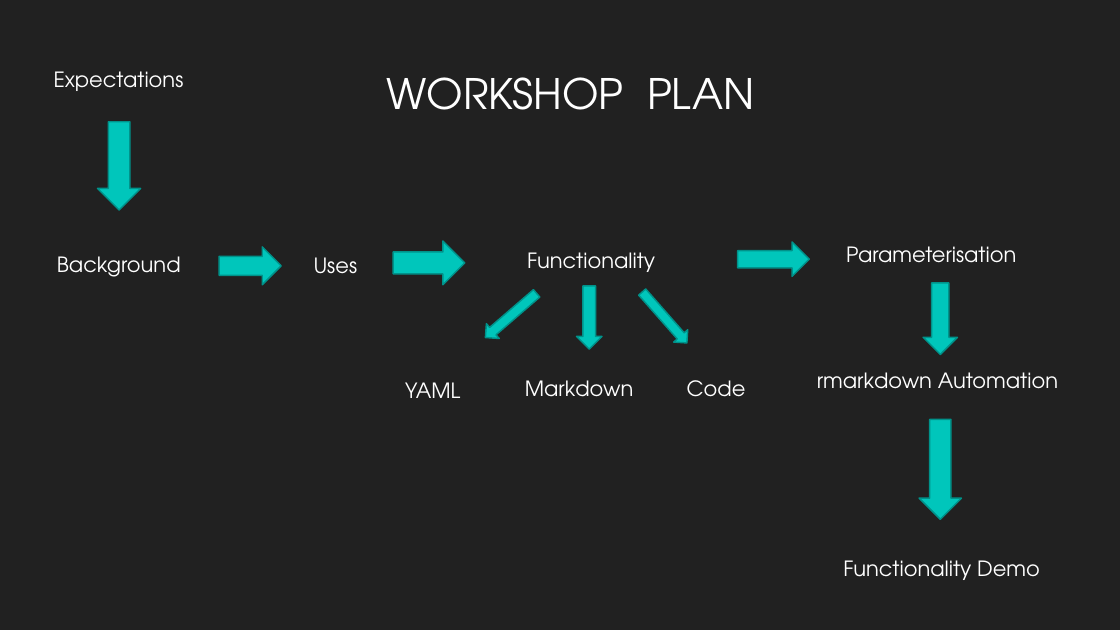
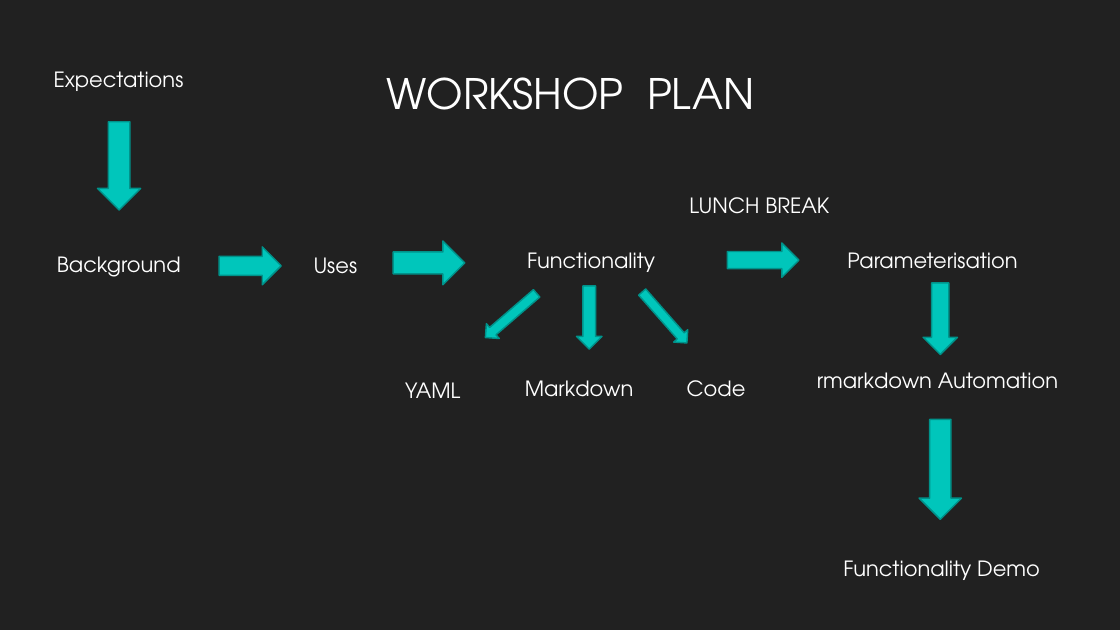
Before and after one commit to nhs-r-community/intro_rmd, a slide deck: slide 2 of Intro to Rmarkdown.pptx. Drawn at 1120x630 pixels with LibreOffice and Linux fonts; fonts in the diff are those of the drawing. Boxes give left, top, right and bottom in pixels: in the first picture for what was removed or moved away, otherwise in the second. Text is boxed around its words. In the diff, an @@ line names an element or a change of style, - is before the commit and + after.

```diff
--- a/Intro to Rmarkdown.pptx
+++ b/Intro to Rmarkdown.pptx
@@ text added at [689,197,829,214], 18 pt, text #FFFFFF @@
+LUNCH BREAK
@@ right arrow: place and size @@
-right arrow at [738,242,809,276]
+right arrow at [728,243,799,277]
@@ text "Parameterisation": place and size @@
-text "Parameterisation" at [846,246,1016,263]
+text "Parameterisation" at [847,252,1017,269]
```
Also in this commit, not shown: 4 other slides changed, 1 slide added, 12 other files.
